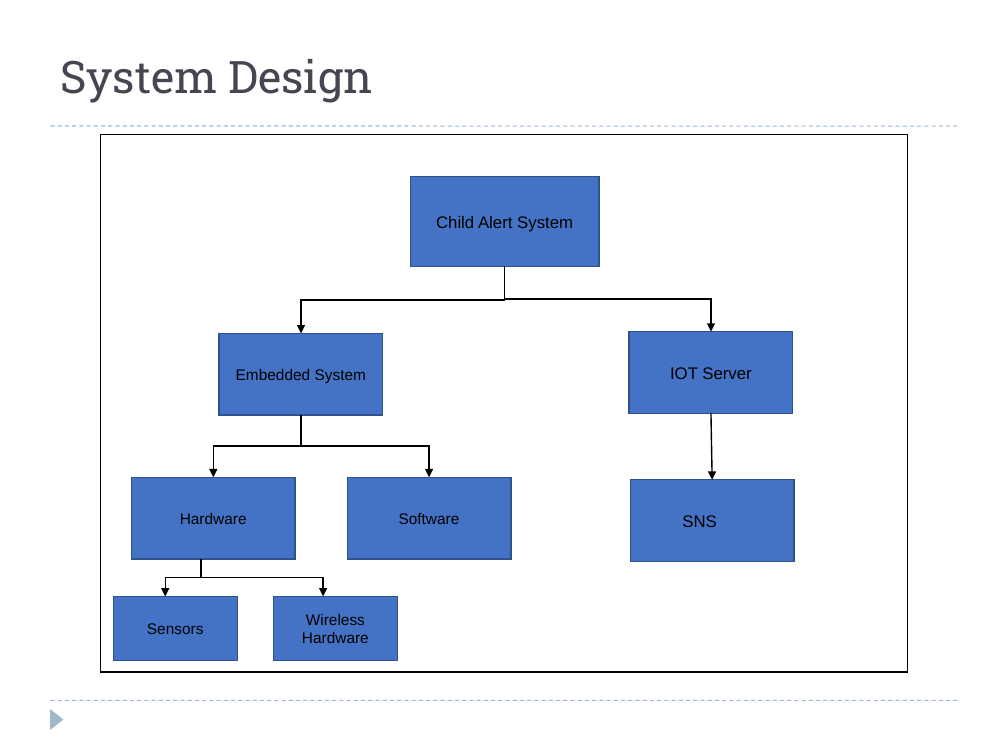
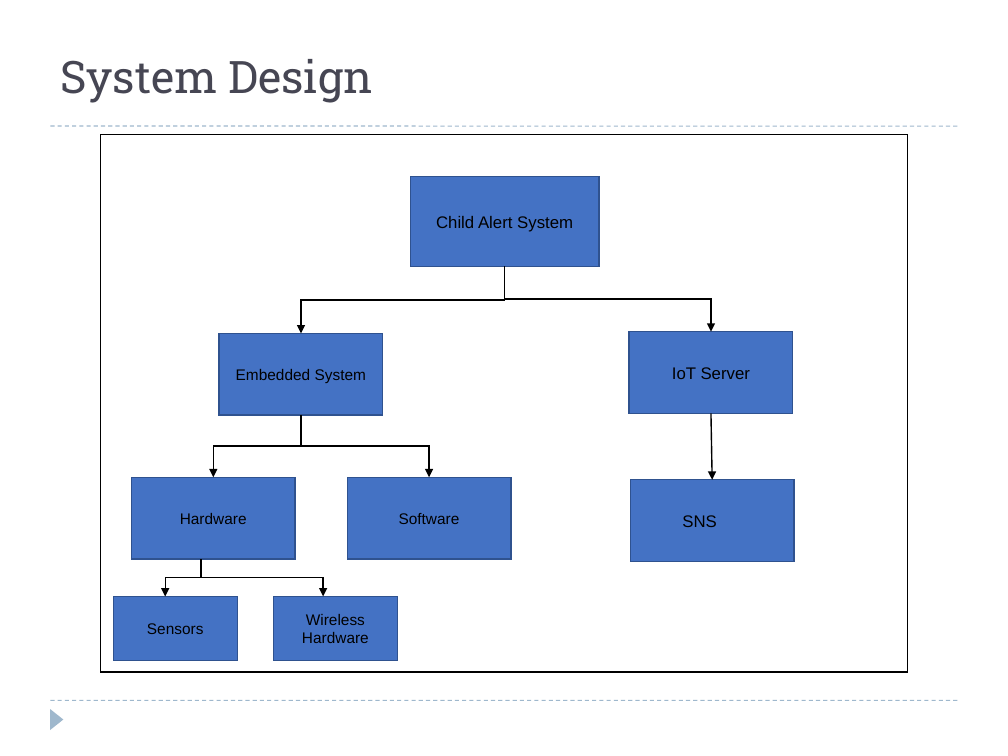
Before and after one commit to prithvi14/ChildAlertSystem, a slide deck: slide 4 of ChildAlertSystem/ProjectDocuments/ECE574_final_project.pptx. Drawn at 1008x756 pixels with LibreOffice and Linux fonts; fonts in the diff are those of the drawing. Boxes give left, top, right and bottom in pixels: in the first picture for what was removed or moved away, otherwise in the second. Text is boxed around its words. In the diff, an @@ line names an element or a change of style, - is before the commit and + after.

```diff
--- a/ChildAlertSystem/ProjectDocuments/ECE574_final_project.pptx
+++ b/ChildAlertSystem/ProjectDocuments/ECE574_final_project.pptx
@@ text in rectangle at box(672, 367, 750, 379): text changed @@
-IOT Server
+IoT Server
```
Also in this commit, not shown: 5 other slides changed, 2 slides added.
